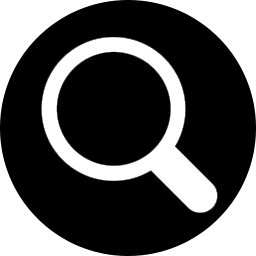
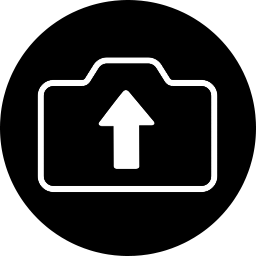
Layers edited between the first and the second (256, 256) image:
added group "switch" with 4 layers above "refresh" over (37, 57, 218, 193)
added layer "Layer 3 copy" in group "switch" over (98, 90, 155, 169)
added layer "Layer 2 copy" in group "switch" over (37, 57, 218, 193)
hid group "scane" (1 layers) over (41, 37, 218, 213)
